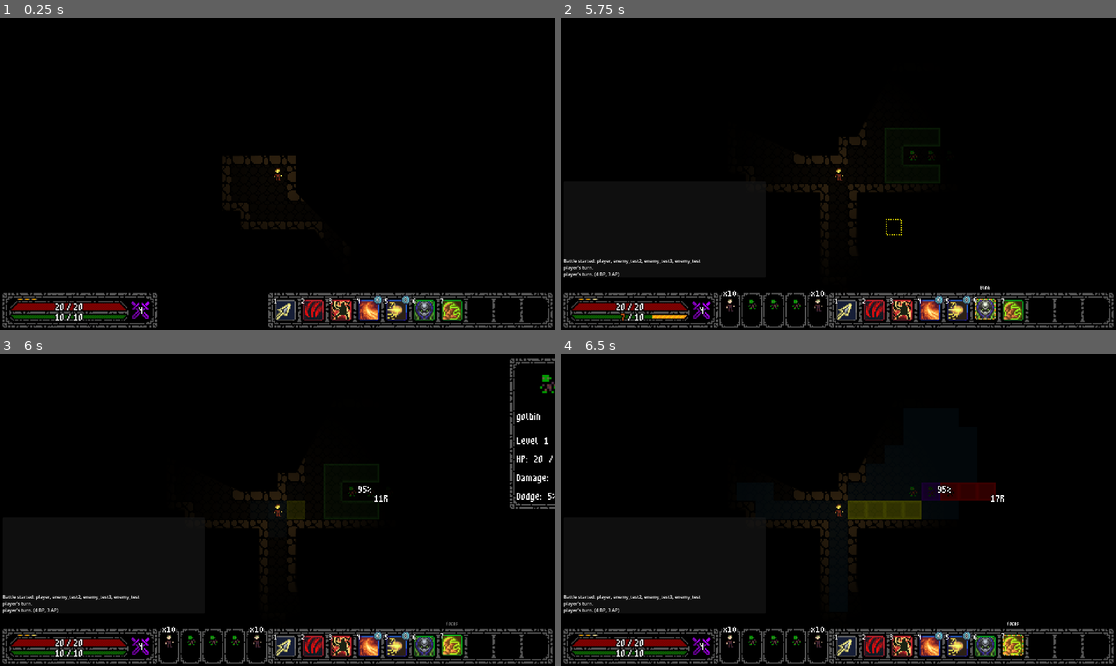
Above: before the commit, frames 1-4 (two rows, left to right).
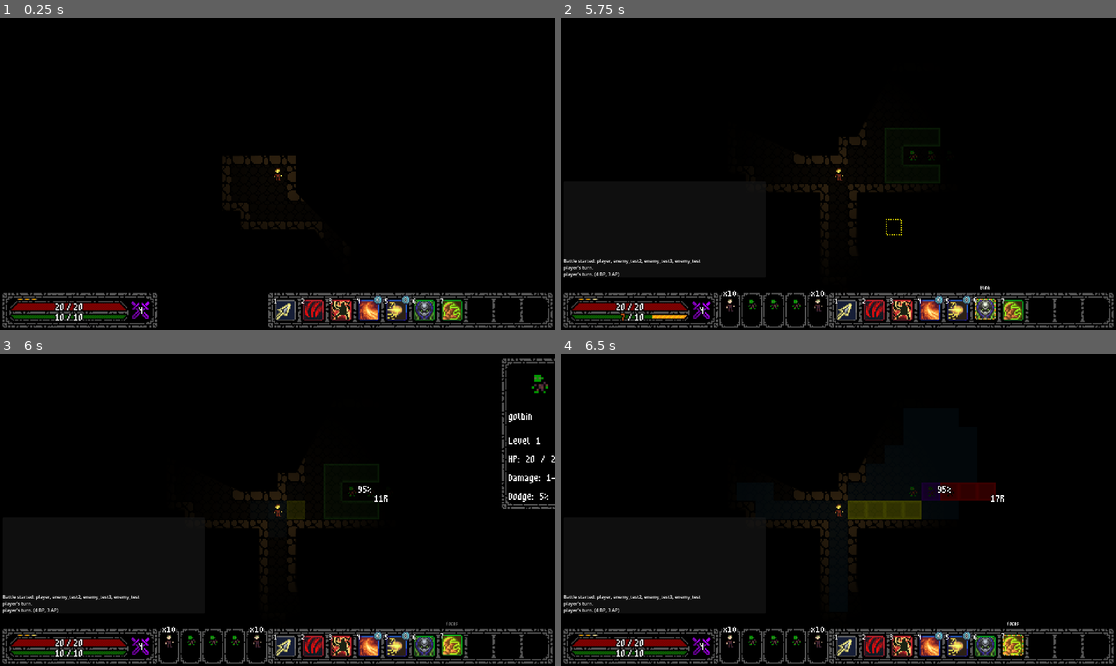
Above: after the commit, the same moments.

Repository: E-Rodowicz/Project-Fantasy
Game: Godot game, scene res://scenes/levels/test_area.tscn
Two runs of this game, one before a commit and one after it. Both use one fixed random seed, a clock stepped at 60 frames per second and the inputs below.
Inputs:
- Up to frame 1 (0.25 s): no input
- Up to frame 2 (5.75 s): tap Enter at 0.5, 5 s; hold Right (ui_right) 0.53-1.28 s; tap 0 (ability_0) at 0.6 s; tap Space (precise_move) at 1.25 s; hold Down (ui_down) 1.28-2.03 s; tap 1 (ability_1) at 1.35 s; hold Right (ui_right) 2.03-2.78 s; tap 2 (ability_2) at 2.1 s; hold Up (ui_up) 2.78-3.53 s; tap 3 (ability_3) at 2.85 s; hold Left (ui_left) 3.53-5.03 s; tap 4 (ability_4) at 3.6 s; tap 5 (ability_5) at 4.35 s; hold Down (ui_down) from 5.03 s (still down); tap 6 (ability_6) at 5.1 s
- Up to frame 3 (6 s): release Down (ui_down) at 5.78 s; hold Right (ui_right) from 5.78 s (still down); tap 7 (ability_7) at 5.85 s
- Up to frame 4 (6.5 s): keep holding Right (ui_right)

Frames 1-2 are identical in both runs. In frame 3, 1.3% of the frame differs, in the area x 90-100%, y 1-50%; in frame 4, nothing differs.

Commit message:
Started on main menu rework
Need to bring it up to scratch with the rest of the new UI - back end is done, mostly polish and new art needed.

Diff:
--- a/scenes/gui/hover_info_panel.gd
+++ b/scenes/gui/hover_info_panel.gd
@@ -8,11 +8,11 @@
 const PORTRAIT_SIZE: Vector2 = Vector2(32, 32)
 
 # --- TIMING ---
-const SLIDE_IN_TIME: float = 0.20
-const SLIDE_OUT_TIME: float = 0.15
+const SLIDE_IN_TIME: float = 0.16
+const SLIDE_OUT_TIME: float = 0.10
 # Pauses off screen between one combatant's panel leaving and the next arriving,
 # so a swap reads as two separate windows rather than one bounce.
-const SWAP_GAP: float = 0.04
+const SWAP_GAP: float = 0.02
 
 # --- NODES ---
 @onready var panel: PanelContainer = $panel
Binary file added: assets/sprites/gui/main_menu/main_menu_bg.png
Not shown, added: assets/sprites/gui/main_menu/main_menu_bg.png.import
